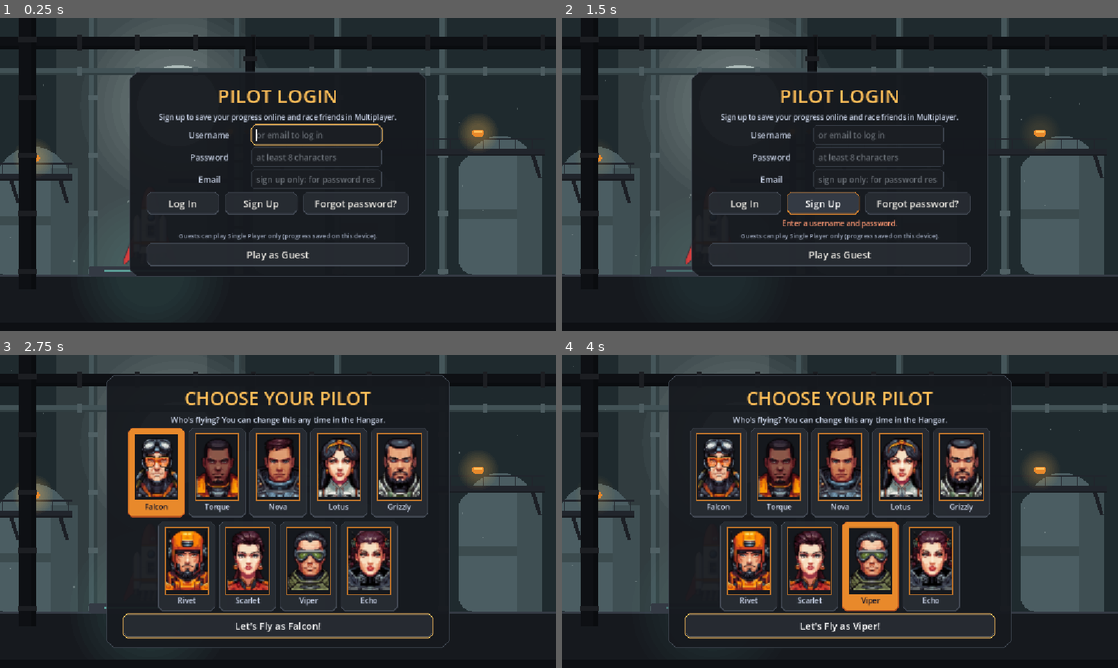
Above: before the commit, frames 1-4 (two rows, left to right).
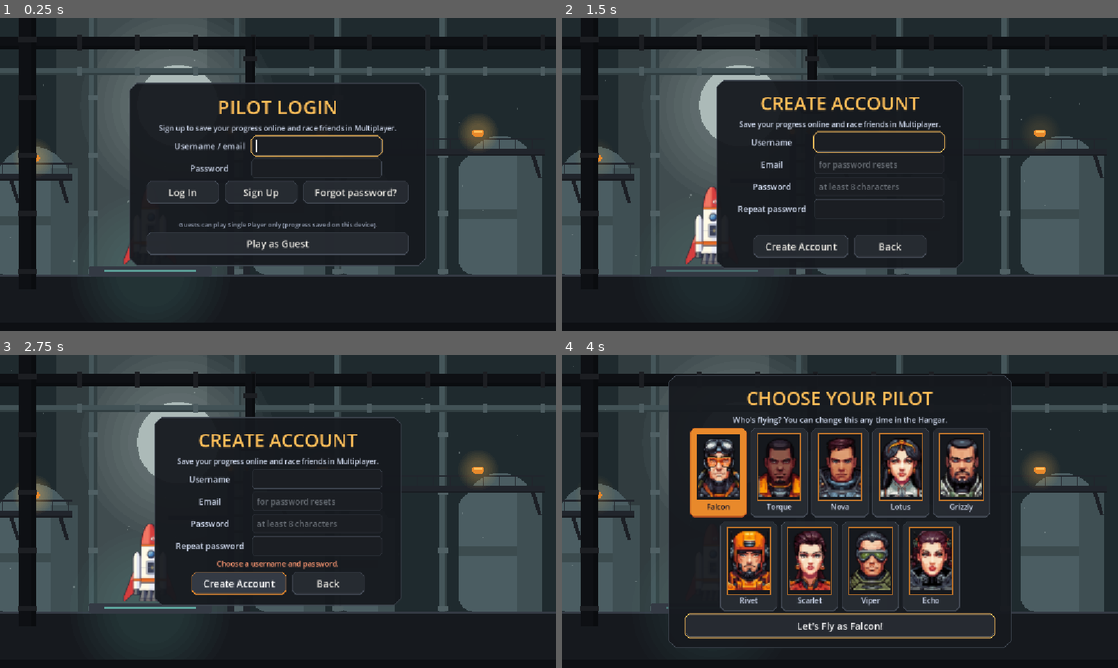
Above: after the commit, the same moments.

Repository: lukebelden/rocket-race
Game: Godot game, scene res://game.tscn
Same seed, same stepped clock (60 frames per second), same inputs: the game is played once before the commit and once after it.
Inputs (mouse positions are in pixels of both pictures, inside the frame that each line leads up to):
- Up to frame 1 (0.25 s): no input
- Up to frame 2 (1.5 s): click "Log In" at 0.5 s; click "Sign Up" at 1.25 s
- Up to frame 3 (2.75 s): click (239, 583) at 2 s, where only the run after the commit has a clickable "Create Account"
- Up to frame 4 (4 s): click (890, 583) at 2.75 s, where only the run after the commit has a clickable "Back"; click (840, 580) at 3.5 s, where only the run after the commit has a clickable "Play as Guest"

The runs differ from the first frame. In frame 1, 8.3% of the frame differs, in the area x 23-77%, y 17-83%; in frame 2, 11%; in frame 3, 26%, in the area x 19-81%, y 6-94%; in frame 4, 2.8%.

Commit message:
Login: one Username / email field; Sign Up opens its own Create Account page
The login page now has a single username-or-email box plus password (the server
already accepted either). Sign Up moves to a separate page with username, email,
password and repeat password.

Co-Authored-By: Claude Opus 5.5 <noreply@anthropic.com>

Diff:
--- a/profile_ui.gd
+++ b/profile_ui.gd
@@ -75,6 +75,7 @@
 	status = null
 	match _page:
 		"account": _render_account()
+		"signup": _render_signup()
 		"hangar": _render_hangar()
 		"shop": _render_shop()
 		"pick": _render_pick()
@@ -297,13 +298,12 @@
 	_label("PILOT LOGIN", 40, GOLD)
 	_label("Sign up to save your progress online and race friends in Multiplayer." +
 		("\nYour guest progress comes with you." if Profile.is_guest() else ""), 15, SOFT).custom_minimum_size.x = 440
-	_user_edit = _field("Username", "or email to log in", false, 64)
-	_pass_edit = _field("Password", "at least 8 characters", true, 128)
-	_pass_edit.text_submitted.connect(func(_t: String) -> void: _do_login(false))
-	_mail_edit = _field("Email", "sign up only: for password resets", false, 120)
+	_user_edit = _field("Username / email", "", false, 120)
+	_pass_edit = _field("Password", "", true, 128)
+	_pass_edit.text_submitted.connect(func(_t: String) -> void: _do_login())
 	var r3 := _row()
-	_button("Log In", _do_login.bind(false), r3, 150)
-	_button("Sign Up", _do_login.bind(true), r3, 150)
+	_button("Log In", _do_login, r3, 150)
+	_button("Sign Up", func() -> void: open("signup"), r3, 150)
 	_button("Forgot password?", func() -> void:
 		_reset_login = _user_edit.text.strip_edges()
 		_reset_sent = false
@@ -319,25 +319,61 @@
 	_user_edit.grab_focus()
 
 
-func _do_login(is_signup: bool) -> void:
+func _do_login() -> void:
 	if _busy:
 		return
 	var user := _user_edit.text.strip_edges()
 	var password := _pass_edit.text
 	if user == "" or password == "":
-		_set_status("Enter a username and password.", BAD)
-		return
-	if is_signup and _mail_edit.text.strip_edges() == "":
+		_set_status("Enter your username or email and your password.", BAD)
+		return
+	_busy = true
+	_set_status("Logging in…", Color(0.9, 0.85, 0.5))
+	var err: String = await Profile.login(user, password)
+	_busy = false
+	_after_auth(err)
+
+
+## Create an account: its own page with username, email and password (typed twice).
+func _render_signup() -> void:
+	_label("CREATE ACCOUNT", 38, GOLD)
+	_label("Save your progress online and race friends in Multiplayer." +
+		("\nYour guest progress comes with you." if Profile.is_guest() else ""), 15, SOFT).custom_minimum_size.x = 440
+	_user_edit = _field("Username", "", false, 64)
+	_mail_edit = _field("Email", "for password resets", false, 120)
+	_pass_edit = _field("Password", "at least 8 characters", true, 128)
+	var pw2 := _field("Repeat password", "", true, 128)
+	pw2.text_submitted.connect(func(_t: String) -> void: _do_signup(pw2.text))
+	status = _label("", 15, SOFT)
+	var r := _row()
+	_button("Create Account", func() -> void: _do_signup(pw2.text), r, 190)
+	_button("Back", func() -> void: open("account"), r, 150)
+	_user_edit.grab_focus()
+
+
+func _do_signup(repeat: String) -> void:
+	if _busy:
+		return
+	var user := _user_edit.text.strip_edges()
+	var mail := _mail_edit.text.strip_edges()
+	var password := _pass_edit.text
+	if user == "" or password == "":
+		_set_status("Choose a username and password.", BAD)
+		return
+	if mail == "":
 		_set_status("Add an email so you can reset your password if you forget it.", BAD)
 		return
+	if password != repeat:
+		_set_status("The passwords don't match.", BAD)
+		return
 	_busy = true
-	_set_status("Signing up…" if is_signup else "Logging in…", Color(0.9, 0.85, 0.5))
-	var err: String
-	if is_signup:
-		err = await Profile.signup(user, password, _mail_edit.text.strip_edges())
-	else:
-		err = await Profile.login(user, password)
+	_set_status("Creating account…", Color(0.9, 0.85, 0.5))
+	var err: String = await Profile.signup(user, password, mail)
 	_busy = false
+	_after_auth(err)
+
+
+func _after_auth(err: String) -> void:
 	if not is_instance_valid(box):
 		return
 	if err != "":
